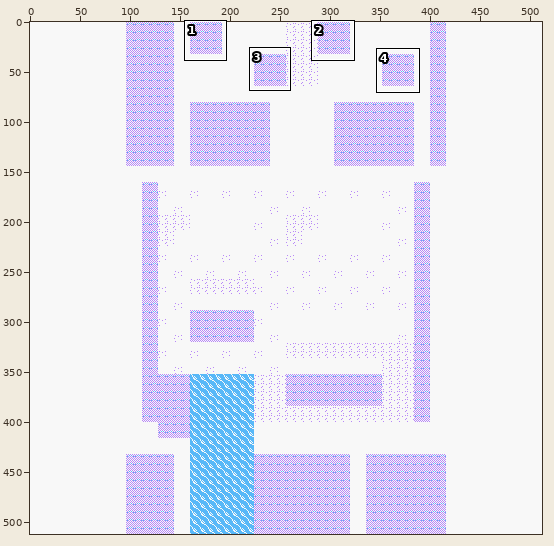
Two versions of one sprite sheet, res/textures/pallet_new_groundLayer.png. Above: a wide view before the commit, with the close-up outlined.
Close-up. Before:
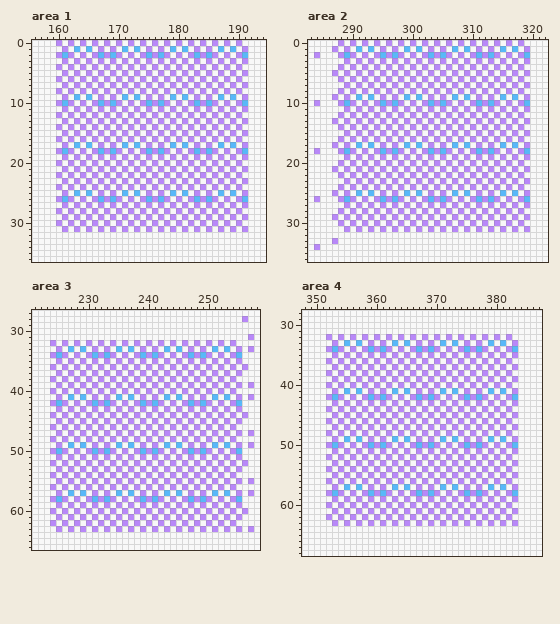
The file is 512x512 pixels. Shown: area 1: x 156..194, y 0..36; area 2: x 283..322, y 0..36; area 3: x 221..258, y 27..66; area 4: x 348..387, y 28..68. The commit also changed other parts of the picture, which this record leaves out.
Now the later version:
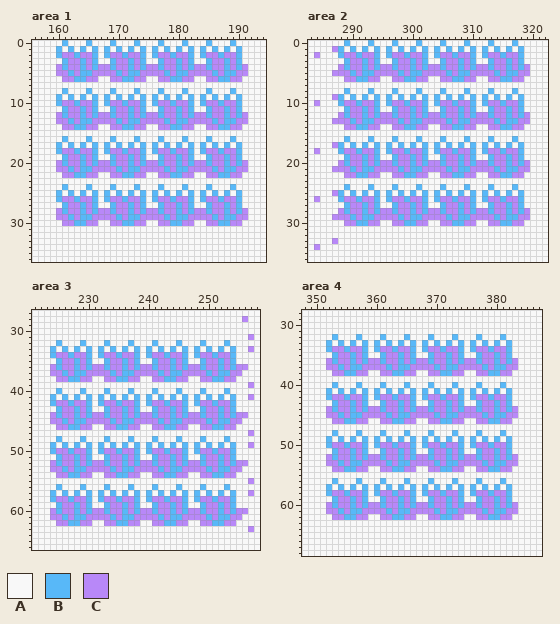
Palette (. is transparent): A #f8f8f8  B #58b8f8  C #b888f8
Changes in this commit:
Changed rows in their new state; - is an unchanged pixel.
Area 1:
first column x 160:
 0 ABA-ABA-ABA-ABA-ABA-ABA-ABA-ABA-
 1 BABABABABABABABABABABABABABABABA
 2 BC-B-CBABC-B-CBABC-B-CBABC-B-CBA
 3 -BC-B-BA-BC-B-BA-BC-B-BA-BC-B-BA
 4 -B-CBCBC-B-CBCBC-B-CBCBC-B-CBCBC
 5 C-B-BBC-C-B-BBC-C-B-BBC-C-B-BBC-
 6 AC-BBC--AC-BBC--AC-BBC--AC-BBC--
 7 -A-A-A-A-A-A-A-A-A-A-A-A-A-A-A-A
 8 ABA-ABA-ABA-ABA-ABA-ABA-ABA-ABA-
 9 BABABABABABABABABABABABABABABABA
10 BC-B-CBABC-B-CBABC-B-CBABC-B-CBA
11 -BC-B-BA-BC-B-BA-BC-B-BA-BC-B-BA
12 -B-CBCBC-B-CBCBC-B-CBCBC-B-CBCBC
13 C-B-BBC-C-B-BBC-C-B-BBC-C-B-BBC-
14 AC-BBC--AC-BBC--AC-BBC--AC-BBC--
15 -A-A-A-A-A-A-A-A-A-A-A-A-A-A-A-A
16 ABA-ABA-ABA-ABA-ABA-ABA-ABA-ABA-
17 BABABABABABABABABABABABABABABABA
18 BC-B-CBABC-B-CBABC-B-CBABC-B-CBA
19 -BC-B-BA-BC-B-BA-BC-B-BA-BC-B-BA
20 -B-CBCBC-B-CBCBC-B-CBCBC-B-CBCBC
21 C-B-BBC-C-B-BBC-C-B-BBC-C-B-BBC-
22 AC-BBC--AC-BBC--AC-BBC--AC-BBC--
23 -A-A-A-A-A-A-A-A-A-A-A-A-A-A-A-A
24 ABA-ABA-ABA-ABA-ABA-ABA-ABA-ABA-
25 BABABABABABABABABABABABABABABABA
26 BC-B-CBABC-B-CBABC-B-CBABC-B-CBA
27 -BC-B-BA-BC-B-BA-BC-B-BA-BC-B-BA
28 -B-CBCBC-B-CBCBC-B-CBCBC-B-CBCBC
29 C-B-BBC-C-B-BBC-C-B-BBC-C-B-BBC-
30 AC-BBC--AC-BBC--AC-BBC--AC-BBC--
31 -A-A-A-A-A-A-A-A-A-A-A-A-A-A-A-A
Area 2:
first column x 288:
 0 ABA-ABA-ABA-ABA-ABA-ABA-ABA-ABA-
 1 BABABABABABABABABABABABABABABABA
 2 BC-B-CBABC-B-CBABC-B-CBABC-B-CBA
 3 -BC-B-BA-BC-B-BA-BC-B-BA-BC-B-BA
 4 -B-CBCBC-B-CBCBC-B-CBCBC-B-CBCBC
 5 C-B-BBC-C-B-BBC-C-B-BBC-C-B-BBC-
 6 AC-BBC--AC-BBC--AC-BBC--AC-BBC--
 7 -A-A-A-A-A-A-A-A-A-A-A-A-A-A-A-A
 8 ABA-ABA-ABA-ABA-ABA-ABA-ABA-ABA-
 9 BABABABABABABABABABABABABABABABA
10 BC-B-CBABC-B-CBABC-B-CBABC-B-CBA
11 -BC-B-BA-BC-B-BA-BC-B-BA-BC-B-BA
12 -B-CBCBC-B-CBCBC-B-CBCBC-B-CBCBC
13 C-B-BBC-C-B-BBC-C-B-BBC-C-B-BBC-
14 AC-BBC--AC-BBC--AC-BBC--AC-BBC--
15 -A-A-A-A-A-A-A-A-A-A-A-A-A-A-A-A
16 ABA-ABA-ABA-ABA-ABA-ABA-ABA-ABA-
17 BABABABABABABABABABABABABABABABA
18 BC-B-CBABC-B-CBABC-B-CBABC-B-CBA
19 -BC-B-BA-BC-B-BA-BC-B-BA-BC-B-BA
20 -B-CBCBC-B-CBCBC-B-CBCBC-B-CBCBC
21 C-B-BBC-C-B-BBC-C-B-BBC-C-B-BBC-
22 AC-BBC--AC-BBC--AC-BBC--AC-BBC--
23 -A-A-A-A-A-A-A-A-A-A-A-A-A-A-A-A
24 ABA-ABA-ABA-ABA-ABA-ABA-ABA-ABA-
25 BABABABABABABABABABABABABABABABA
26 BC-B-CBABC-B-CBABC-B-CBABC-B-CBA
27 -BC-B-BA-BC-B-BA-BC-B-BA-BC-B-BA
28 -B-CBCBC-B-CBCBC-B-CBCBC-B-CBCBC
29 C-B-BBC-C-B-BBC-C-B-BBC-C-B-BBC-
30 AC-BBC--AC-BBC--AC-BBC--AC-BBC--
31 -A-A-A-A-A-A-A-A-A-A-A-A-A-A-A-A
Area 3:
first column x 224:
32 ABA-ABA-ABA-ABA-ABA-ABA-ABA-ABA-
33 BABABABABABABABABABABABABABABABA
34 BC-B-CBABC-B-CBABC-B-CBABC-B-CBA
35 -BC-B-BA-BC-B-BA-BC-B-BA-BC-B-BA
36 -B-CBCBC-B-CBCBC-B-CBCBC-B-CBCBC
37 C-B-BBC-C-B-BBC-C-B-BBC-C-B-BBC-
38 AC-BBC--AC-BBC--AC-BBC--AC-BBC--
39 -A-A-A-A-A-A-A-A-A-A-A-A-A-A-A-A
40 ABA-ABA-ABA-ABA-ABA-ABA-ABA-ABA-
41 BABABABABABABABABABABABABABABABA
42 BC-B-CBABC-B-CBABC-B-CBABC-B-CBA
43 -BC-B-BA-BC-B-BA-BC-B-BA-BC-B-BA
44 -B-CBCBC-B-CBCBC-B-CBCBC-B-CBCBC
45 C-B-BBC-C-B-BBC-C-B-BBC-C-B-BBC-
46 AC-BBC--AC-BBC--AC-BBC--AC-BBC--
47 -A-A-A-A-A-A-A-A-A-A-A-A-A-A-A-A
48 ABA-ABA-ABA-ABA-ABA-ABA-ABA-ABA-
49 BABABABABABABABABABABABABABABABA
50 BC-B-CBABC-B-CBABC-B-CBABC-B-CBA
51 -BC-B-BA-BC-B-BA-BC-B-BA-BC-B-BA
52 -B-CBCBC-B-CBCBC-B-CBCBC-B-CBCBC
53 C-B-BBC-C-B-BBC-C-B-BBC-C-B-BBC-
54 AC-BBC--AC-BBC--AC-BBC--AC-BBC--
55 -A-A-A-A-A-A-A-A-A-A-A-A-A-A-A-A
56 ABA-ABA-ABA-ABA-ABA-ABA-ABA-ABA-
57 BABABABABABABABABABABABABABABABA
58 BC-B-CBABC-B-CBABC-B-CBABC-B-CBA
59 -BC-B-BA-BC-B-BA-BC-B-BA-BC-B-BA
60 -B-CBCBC-B-CBCBC-B-CBCBC-B-CBCBC
61 C-B-BBC-C-B-BBC-C-B-BBC-C-B-BBC-
62 AC-BBC--AC-BBC--AC-BBC--AC-BBC--
63 -A-A-A-A-A-A-A-A-A-A-A-A-A-A-A-A
Area 4:
first column x 352:
32 ABA-ABA-ABA-ABA-ABA-ABA-ABA-ABA-
33 BABABABABABABABABABABABABABABABA
34 BC-B-CBABC-B-CBABC-B-CBABC-B-CBA
35 -BC-B-BA-BC-B-BA-BC-B-BA-BC-B-BA
36 -B-CBCBC-B-CBCBC-B-CBCBC-B-CBCBC
37 C-B-BBC-C-B-BBC-C-B-BBC-C-B-BBC-
38 AC-BBC--AC-BBC--AC-BBC--AC-BBC--
39 -A-A-A-A-A-A-A-A-A-A-A-A-A-A-A-A
40 ABA-ABA-ABA-ABA-ABA-ABA-ABA-ABA-
41 BABABABABABABABABABABABABABABABA
42 BC-B-CBABC-B-CBABC-B-CBABC-B-CBA
43 -BC-B-BA-BC-B-BA-BC-B-BA-BC-B-BA
44 -B-CBCBC-B-CBCBC-B-CBCBC-B-CBCBC
45 C-B-BBC-C-B-BBC-C-B-BBC-C-B-BBC-
46 AC-BBC--AC-BBC--AC-BBC--AC-BBC--
47 -A-A-A-A-A-A-A-A-A-A-A-A-A-A-A-A
48 ABA-ABA-ABA-ABA-ABA-ABA-ABA-ABA-
49 BABABABABABABABABABABABABABABABA
50 BC-B-CBABC-B-CBABC-B-CBABC-B-CBA
51 -BC-B-BA-BC-B-BA-BC-B-BA-BC-B-BA
52 -B-CBCBC-B-CBCBC-B-CBCBC-B-CBCBC
53 C-B-BBC-C-B-BBC-C-B-BBC-C-B-BBC-
54 AC-BBC--AC-BBC--AC-BBC--AC-BBC--
55 -A-A-A-A-A-A-A-A-A-A-A-A-A-A-A-A
56 ABA-ABA-ABA-ABA-ABA-ABA-ABA-ABA-
57 BABABABABABABABABABABABABABABABA
58 BC-B-CBABC-B-CBABC-B-CBABC-B-CBA
59 -BC-B-BA-BC-B-BA-BC-B-BA-BC-B-BA
60 -B-CBCBC-B-CBCBC-B-CBCBC-B-CBCBC
61 C-B-BBC-C-B-BBC-C-B-BBC-C-B-BBC-
62 AC-BBC--AC-BBC--AC-BBC--AC-BBC--
63 -A-A-A-A-A-A-A-A-A-A-A-A-A-A-A-A
